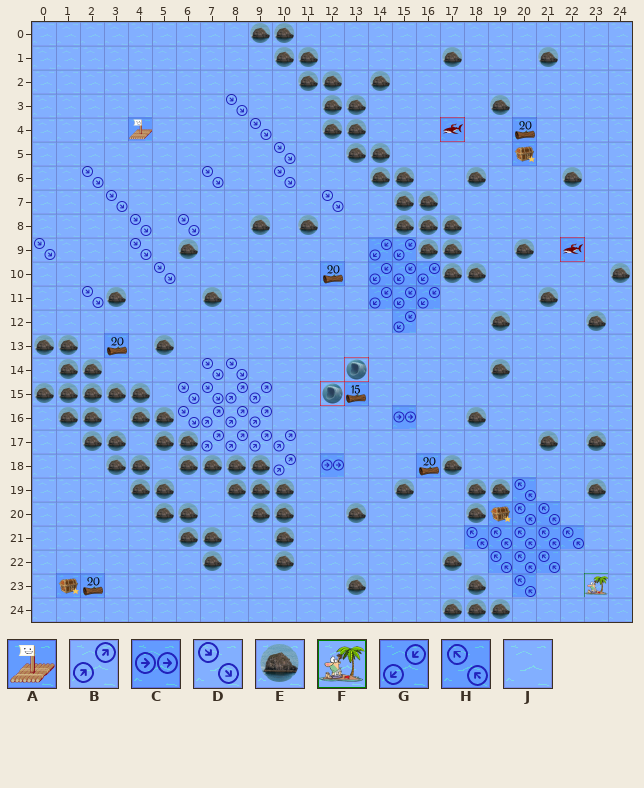
An edit to a level. Tiled map (JSON), TechnicalPrototype/core/assets/levels/SirenEasy.json. The picture above was drawn from the file before the commit.
Cells are 48x48 px. Shown: x 0..24, y 0..24.
Key: from "updatedTiledSet": A 0 "Raft", B 3 "Current", C 4 "Current", D 5 "Current", E 7 "Rock", F 9 "Goal", G 10 "Current", H 12 "Current", J 41 "Rock".
_ is an empty cell, # one hidden under a higher layer.
Layers that did not change in this view are not listed.
Layer "Environment" before, first column x 0:
 0 JJJJJJJJJEEJJJJJJJJJJJJJJ
 1 JJJJJJJJJJEEJJJJJEJJJEJJJ
 2 JJJJJJJJJJJEEJEJJJJJJJJJJ
 3 JJJJJJJJDJJJEEJJJJJEJJJJJ
 4 JJJJAJJJJDJJEEJJJ#JJ#JJJJ
 5 JJJJJJJJJJDJJEEJJJJJ#JJJJ
 6 JJDJJJJDJJDJJJEEJJEJJJEJJ
 7 JJJDJJJJJJJJDJJEEJJJJJJJJ
 8 JJJJDJDJJEJEJJJEEEJJJJJJJ
 9 DJJJDJEJJJJJJJGGEEJJEJ#JJ
10 JJJJJDJJJJJJ#JGGGEEJJJJJE
11 JJDEJJJEJJJJJJGGGJJJJEJJJ
12 JJJJJJJJJJJJJJJGJJJEJJJEJ
13 EEJ#JEJJJJJJJJJJJJJJJJJJJ
14 JEEJJJJDDJJJJ#JJJJJEJJJJJ
15 EEEEEJDDBBJJ##JJJJJJJJJJJ
16 JEEJEEDBBBJJJJJCJJEJJJJJJ
17 JJEEJEEBBBBJJJJJJJJJJEJEJ
18 JJJEEJEEEEBJCJJJ#EJJJJJJJ
19 JJJJEEJJEEEJJJJEJJEEHJJEJ
20 JJJJJEEJJEEJJEJJJJE#HHJJJ
21 JJJJJJEEJJEJJJJJJJHHHHHJJ
22 JJJJJJJEJJEJJJJJJEJHHHJJJ
23 J##JJJJJJJJJJEJJJJEJHJJFJ
24 JJJJJJJJJJJJJJJJJEEEJJJJJ
The result:
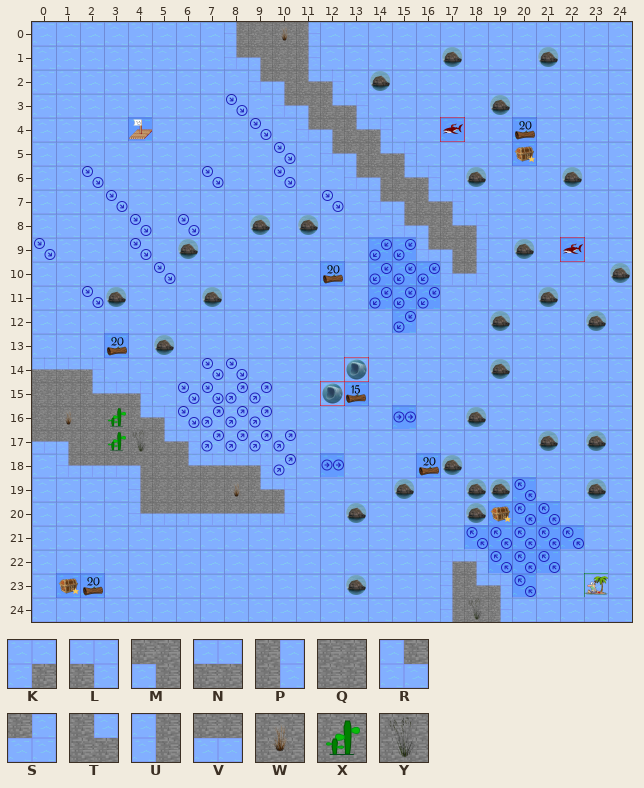
Further tiles: from "updatedTiledSet": K 28 "Rock", L 29 "Rock", M 31 "Rock", N 32 "Rock", P 33 "Rock", Q 34 "Rock", R 35 "Rock", S 36 "Rock", T 37 "Rock", U 39 "Rock", V 40 "Rock", W 63 "Rock", X 65 "Rock", Y 67 "Rock".
The edit:
Layer "Environment":
Tile E gives way to tile J in row 13 at x 0 to 1; in row 21 at x 6 to 7 and 10; in row 22 at x 7 and 10.
Tile E gives way to tile K in row 22 at x 17.
Tile E gives way to tile L in row 2 at x 12; in row 3 at x 13; in row 14 at x 2; in row 15 at x 4; in row 16 at x 5; in row 17 at x 6.
Tile E gives way to tile L in row 18 at x 9; in row 19 at x 10.
Tile J gives way to tile L in row 4 at x 14; in row 5 at x 15; in row 6 at x 16; in row 7 at x 17; in row 8 at x 18; in row 22 at x 18.
Tile J gives way to tile L in row 23 at x 19.
Tile E gives way to tile M in row 4 at x 12; in row 5 at x 13; in row 6 at x 14; in row 7 at x 15; in row 8 at x 16; in row 9 at x 17.
Tile E gives way to tile M in row 18 at x 4.
Tile J gives way to tile M in row 1 at x 9; in row 2 at x 10; in row 3 at x 11; in row 17 at x 1.
Tile E gives way to tile N in row 14 at x 1; in row 15 at x 3; in row 18 at x 7 to 8.
Tile J gives way to tile N in row 14 at x 0.
Tile E gives way to tile P in row 1 at x 11; in row 24 at x 19.
Tile J gives way to tile P in row 0 at x 11; in row 9 at x 18.
Tile E gives way to tile Q in row 0 at x 9; in row 1 at x 10; in row 15 at x 0 to 1; in rows 16 to 17 at x 2; in row 19 at x 5.
Tile J gives way to tile Q in row 16 at x 0; in row 18 at x 5; in row 19 at x 6 to 7.
Tile E gives way to tile R in row 8 at x 15; in row 9 at x 16; in row 10 at x 17.
Tile J gives way to tile R in row 1 at x 8; in row 2 at x 9; in row 3 at x 10; in row 4 at x 11; in row 5 at x 12; in row 6 at x 13.
Tile J gives way to tile R in row 7 at x 14; in row 18 at x 1; in row 20 at x 4.
Tile E gives way to tile S in row 10 at x 18; in row 20 at x 10.
Tile E gives way to tile T in row 2 at x 11; in row 3 at x 12; in row 4 at x 13; in row 5 at x 14; in row 6 at x 15; in row 7 at x 16.
Tile E gives way to tile T in row 8 at x 17; in row 15 at x 2; in row 16 at x 4; in row 17 at x 5; in row 18 at x 6; in row 19 at x 9.
Tile E gives way to tile T in row 23 at x 18.
Tile E gives way to tile U in row 19 at x 4; in row 24 at x 17.
Tile J gives way to tile U in row 0 at x 8; in row 23 at x 17.
Tile E gives way to tile V in row 18 at x 3; in row 20 at x 5 to 6 and 9.
Tile J gives way to tile V in row 17 at x 0; in row 18 at x 2; in row 20 at x 7 to 8.
Tile E gives way to tile W in row 0 at x 10; in row 16 at x 1; in row 19 at x 8.
Tile E gives way to tile X in row 17 at x 3.
Tile J gives way to tile X in row 16 at x 3.
Tile E gives way to tile Y in row 24 at x 18.
Tile J gives way to tile Y in row 17 at x 4.
Where, in picture pixels (left, top, right, bottom), the same in both pictures:
changed: (224, 22, 488, 285)
changed: (32, 335, 296, 571)
changed: (440, 549, 512, 622)
